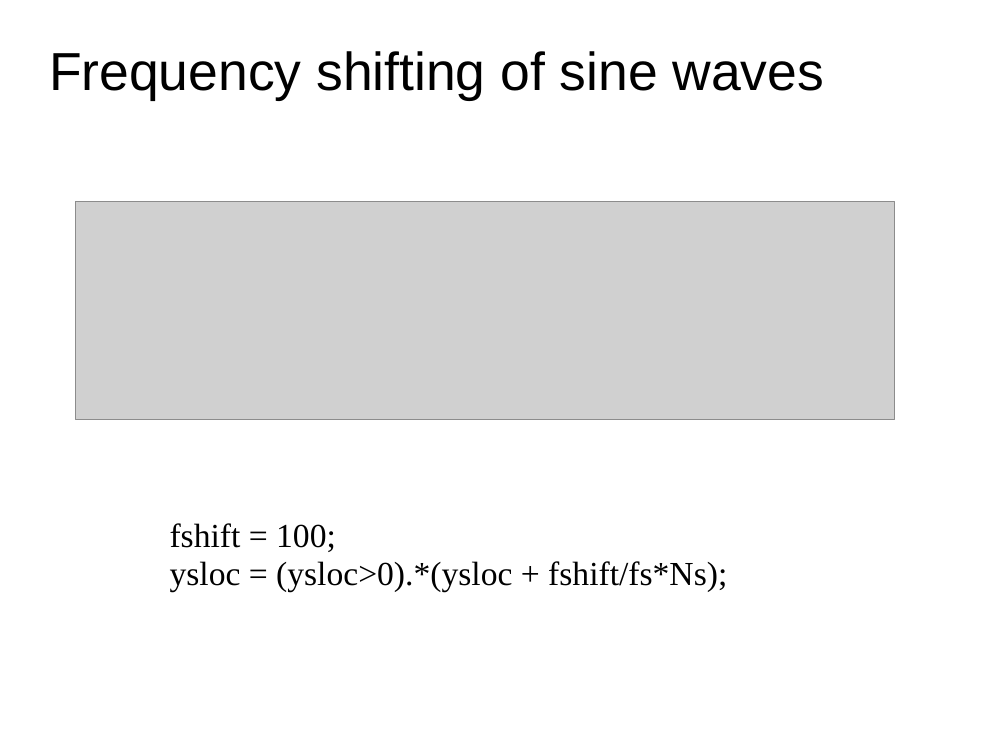
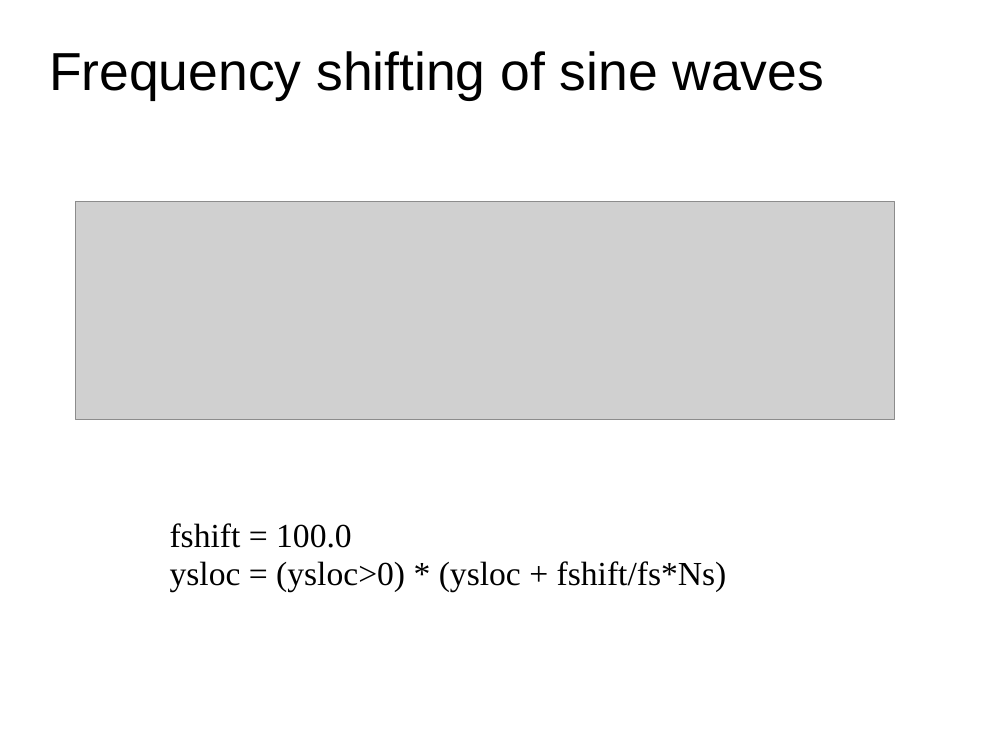
Before and after one commit to MTG/sms-tools, a slide deck: slide 11 of teaching-material/lectures/lect8-Sound-transformations/8-Sound-transformations.odp. Drawn at 1008x756 pixels with LibreOffice and Linux fonts; fonts in the diff are those of the drawing; grey boxes stand for pictures. Boxes give left, top, right and bottom in pixels: in the first picture for what was removed or moved away, otherwise in the second. Text is boxed around its words. In the diff, an @@ line names an element or a change of style, - is before the commit and + after.

```diff
--- a/teaching-material/lectures/lect8-Sound-transformations/8-Sound-transformations.odp
+++ b/teaching-material/lectures/lect8-Sound-transformations/8-Sound-transformations.odp
@@ text at [170, 523, 727, 591]: text changed @@
-fshift = 100;
-ysloc = (ysloc>0).*(ysloc + fshift/fs*Ns);
+fshift = 100.0
+ysloc = (ysloc>0) * (ysloc + fshift/fs*Ns)
```
Also in this commit, not shown: 2 other slides changed, 1 slide added, 1 slide removed, 6 other files.
